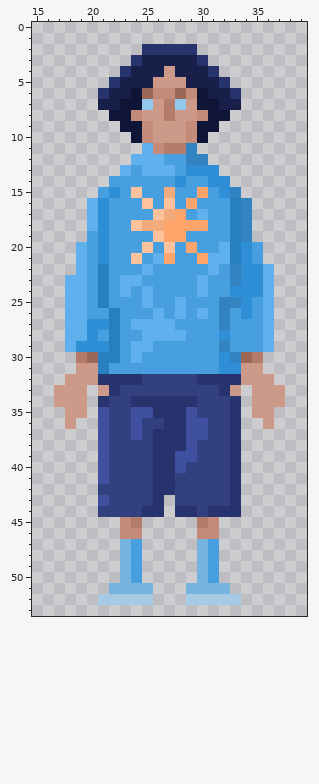
Edited in one commit: pixel-art sprite (2.png). The picture above was drawn from the file before the commit.
The file is 330x330 pixels, drawn in blocks of 6x6; one block is one cell here. Colours within 5 levels of each other are drawn and written as one. Shown: x 15..39, y 0..53. The old version is drawn lined up with the new one.
The same view after the edit:
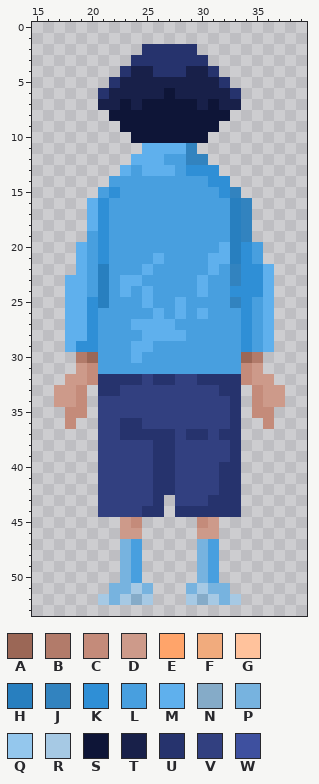
Palette (. is transparent): A #9b6756  B #b27b6a  C #c48b7a  D #cd9a8a  E #ffa46a  F #f1ab7d  G #ffc29c  H #287fbf  J #3283bf  K #2f8fd6  L #489fdf  M #5fb0ed  N #85abc8  P #77b3df  Q #94c7ed  R #a6c9e4  S #0e1537  T #182049  U #26336d  V #324080  W #3e509f
Edits made:
whole drawing moved by -1,+0 (the old picture is shown already moved)
y 3: x 25..29 TTTTT -> UUUUU
y 4: x 26..28 TDT -> UUU
y 5: x 26..28 DDD -> TTT
y 6: x 24..30 SACCACS -> TTTSTTT
y 7: x 24..30 SQDBQDS -> TSSSSST
y 8: x 24..30 CDDBDDC -> SSSSSSS
y 9..10: x 25..29 CDDDC -> SSSSS
y 11: x 26..28 CBB -> MMM
y 14: x 28 K -> L
y 15: x 24 G -> L; x 27 F -> L; x 30 E -> L
y 16: x 25 G -> L; x 27 G -> L; x 29 E -> L
y 17: x 26..28 GFE -> LLL; x 30 M -> L
y 18: x 24..30 GFFEEEE -> LLLLLLL
y 19: x 26..28 GEE -> LLL
y 20: x 25 G -> L; x 27 G -> L; x 29 E -> L
y 21: x 24 G -> L; x 27 E -> L; x 30 E -> L
y 25: x 20 L -> K; x 32 J -> L
y 26: x 20 L -> K; x 22 H -> L; x 32 J -> L
y 27: x 21..22 KH -> LL; x 32 J -> L; x 34 L -> K
y 28: x 22 H -> L; x 32 K -> L; x 34 L -> K
y 29: x 21..22 KH -> LL; x 32 J -> L; x 34 L -> K
y 30: x 21..22 HH -> LL; x 32..33 KJ -> LL
y 31: x 20..21 DH -> CL; x 32..34 KKD -> LLC
y 32: x 20 D -> C; x 26..27 VV -> UU; x 34 D -> C
y 33: x 19 D -> C; x 21 D -> U; x 33 D -> U; x 35 D -> C
y 34: x 19 D -> C; x 21 U -> V; x 24..29 UUUUUU -> VVVVVV; x 35 D -> C
y 35: x 18..19 DD -> CC; x 21 W -> V; x 24..29 WWUUUW -> VVVVVV; x 35..36 DD -> CC
y 36: x 18 D -> C; x 21 W -> V; x 23..24 VW -> UU; x 27..30 UUWW -> VVVV; x 36 D -> C
y 37: x 21 W -> V; x 23..25 VWV -> UUU; x 28..30 UWW -> VUU; x 32 V -> U
y 38: x 21 W -> V; x 28..29 UW -> VV
y 39: x 21 W -> V; x 28..29 WW -> VV
y 40: x 21 W -> V; x 28 W -> V; x 32 V -> U
y 41: x 21 W -> V; x 32 V -> U
y 42: x 32 V -> U
y 43: x 21 W -> V; x 31..32 VV -> UU
y 44: x 30 V -> U
y 45: x 23..24 CB -> DC; x 30..31 BC -> CD
y 46: x 23..24 CC -> DD; x 30..31 CC -> DD
y 51: x 24 P -> R; x 30 P -> R
y 52: x 22 R -> P; x 24 R -> N; x 30 R -> N; x 32 R -> P
Changed places in both pictures, as pixel boxes (x1, y1, x2, y2):
changed: (65, 55, 274, 539)
changed: (109, 583, 142, 605)
changed: (197, 583, 230, 605)
